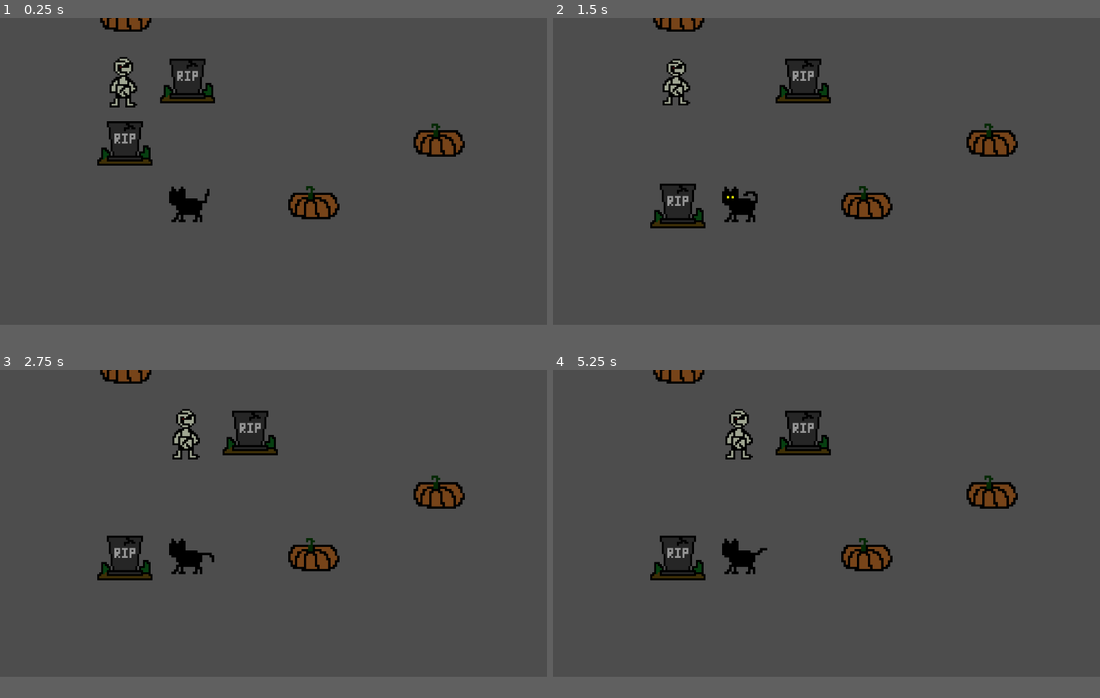
Above: before the commit, frames 1-4 (two rows, left to right).
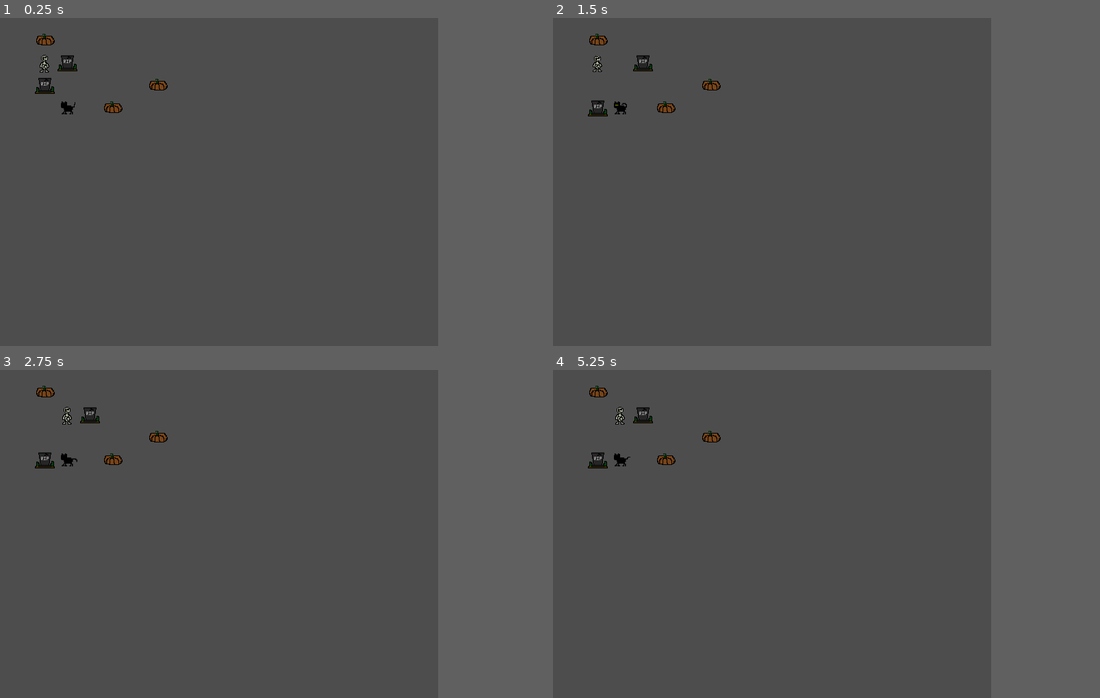
Above: after the commit, the same moments.

Repository: LinkCatList/very_good_game
Game: Godot game, scene res://node_2d.tscn
The game is run twice, just before and just after one commit, with the same random seed, the same clock (stepped at 60 frames per second) and the same inputs.
Inputs:
- Up to frame 1 (0.25 s): no input
- Up to frame 2 (1.5 s): hold D (move_right) 0.53-1.28 s; hold S (move_down) from 1.28 s (still down)
- Up to frame 3 (2.75 s): release S (move_down) at 2.03 s; hold D (move_right) from 2.03 s (still down)
- Up to frame 4 (5.25 s): release D (move_right) at 2.78 s; hold W (move_up) 2.78-3.53 s; hold A (move_left) 3.53-5.03 s; hold S (move_down) from 5.03 s (still down)
In our replay, the window is 799x449 before the commit and 640x480 after it. These sizes can differ from the game's own. Grey fills any space a smaller window leaves; there, only what the larger window draws over its background counts as a difference.

The runs differ from the first frame. In frame 1, 5.2% of the frame differs, in the area x 6-85%, y 0-63%; in frame 2, 5.2%; in frame 3, 5.3%, in the area x 6-85%, y 0-65%; in frame 4, 5.3%.

Commit message:
fix game resolution + add game camera

Diff:
--- a/node_2d.tscn
+++ b/node_2d.tscn
@@ -13,30 +13,33 @@
 sources/1 = SubResource("TileSetScenesCollectionSource_2pjy8")
 
 [node name="Node2D" type="Node2D"]
+
+[node name="Zombak" parent="." instance=ExtResource("1_ikhpv")]
+position = Vector2(264, 264)
+
+[node name="StaticBody2D" parent="." instance=ExtResource("3_3qih6")]
 position = Vector2(396, 264)
 
-[node name="Zombak" parent="." instance=ExtResource("1_ikhpv")]
-position = Vector2(-132, -132)
-
-[node name="StaticBody2D" parent="." instance=ExtResource("3_3qih6")]
-position = Vector2(0, -132)
-
 [node name="StaticBody2D2" parent="." instance=ExtResource("3_3qih6")]
-position = Vector2(-132, 0)
+position = Vector2(264, 396)
 
 [node name="Wall" parent="." instance=ExtResource("4_ra3a6")]
-position = Vector2(-132, -264)
+position = Vector2(264, 132)
 
 [node name="TileMapLayer" type="TileMapLayer" parent="."]
-position = Vector2(264, 396)
+position = Vector2(660, 792)
 scale = Vector2(1.09697, 1.04696)
 tile_set = SubResource("TileSet_rrfjw")
 
 [node name="Wall2" parent="." instance=ExtResource("4_ra3a6")]
-position = Vector2(528, 0)
+position = Vector2(924, 396)
 
 [node name="Wall3" parent="." instance=ExtResource("4_ra3a6")]
-position = Vector2(264, 132)
+position = Vector2(660, 528)
 
 [node name="Wall4" parent="." instance=ExtResource("4_nobhg")]
-position = Vector2(0, 132)
+position = Vector2(396, 528)
+
+[node name="Camera2D" type="Camera2D" parent="."]
+anchor_mode = 0
+zoom = Vector2(0.25, 0.25)
--- a/project.godot
+++ b/project.godot
@@ -12,12 +12,18 @@
 
 config/name="New Game Project"
 run/main_scene="res://node_2d.tscn"
-config/features=PackedStringArray("4.3", "GL Compatibility")
+config/features=PackedStringArray("4.4", "GL Compatibility")
 config/icon="res://icon.svg"
 
 [autoload]
 
 Bobrik="*res://bobrik.gd"
+
+[display]
+
+window/size/viewport_width=640
+window/size/viewport_height=480
+window/size/resizable=false
 
 [input]
 
Not shown: 1 places in node_2d.tscn that only renumber resources
